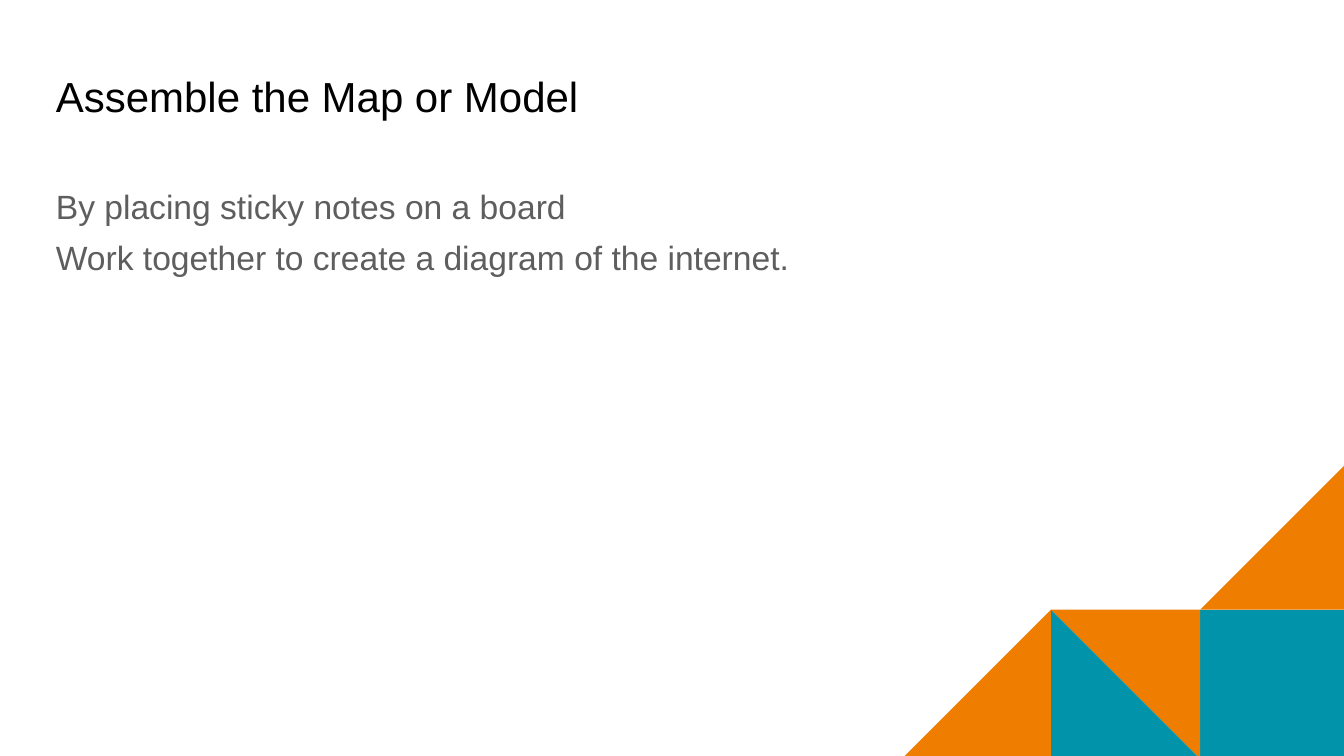
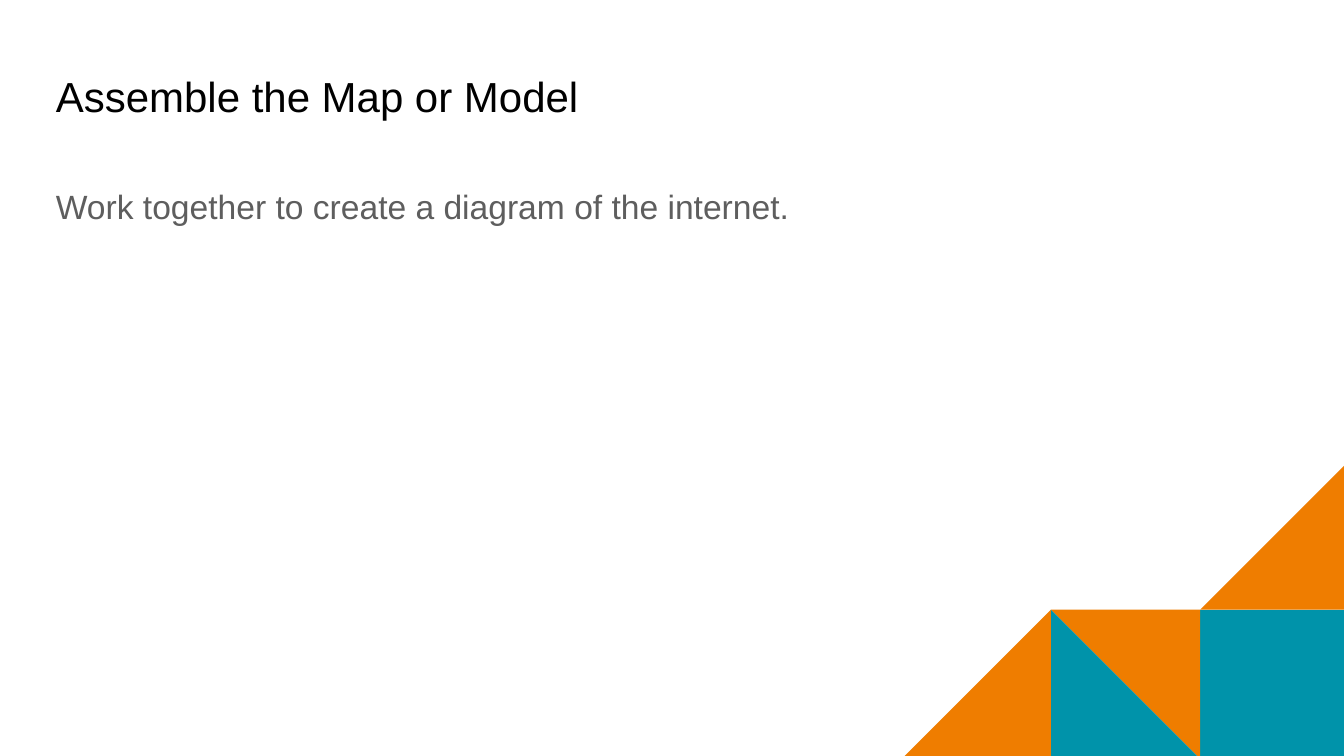
Before and after one commit to mr-eggleton/web-lit-core, a slide deck: slide 8 of final ppt/02-map-the-web.pptx. Drawn at 1344x756 pixels with LibreOffice and Linux fonts; fonts in the diff are those of the drawing; background and template pictures are left out. Boxes give left, top, right and bottom in pixels: in the first picture for what was removed or moved away, otherwise in the second. Text is boxed around its words. In the diff, an @@ line names an element or a change of style, - is before the commit and + after.

```diff
--- a/final ppt/02-map-the-web.pptx
+++ b/final ppt/02-map-the-web.pptx
@@ text at (56,194,566,226): paragraph removed @@
-By placing sticky notes on a board
```
Also in this commit, not shown: 2 other slides changed, 2 slides added, 12 other files.
